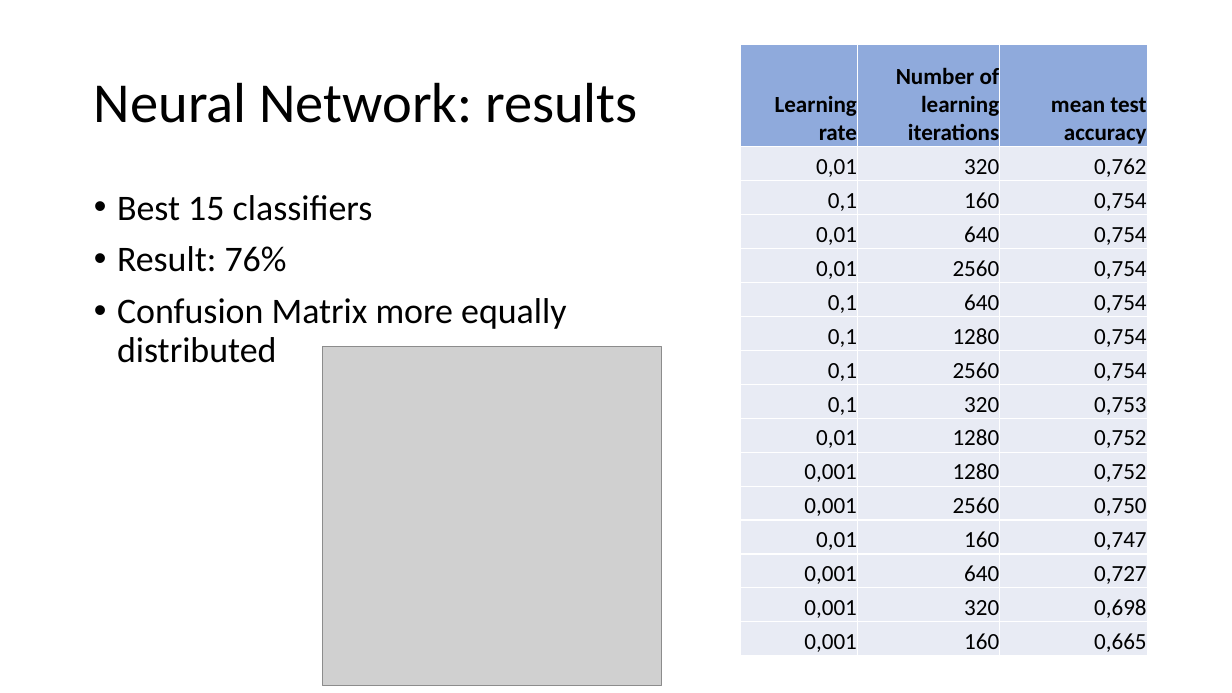
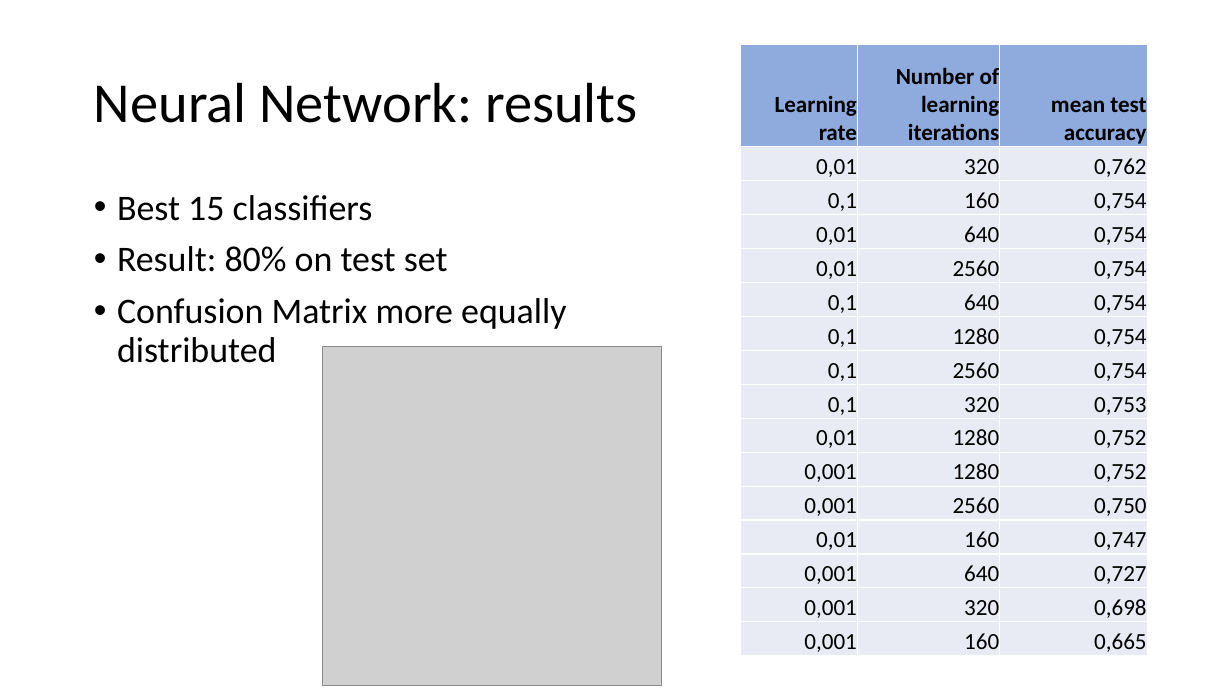
Before and after one commit to G-storz/ML_music_emotion, a slide deck: slide 13 of slides_phase2_team_oatmeal.pptx. Drawn at 1232x693 pixels with LibreOffice and Linux fonts; fonts in the diff are those of the drawing; grey boxes stand for pictures. Boxes give left, top, right and bottom in pixels: in the first picture for what was removed or moved away, otherwise in the second. Text is boxed around its words. In the diff, an @@ line names an element or a change of style, - is before the commit and + after.

```diff
--- a/slides_phase2_team_oatmeal.pptx
+++ b/slides_phase2_team_oatmeal.pptx
@@ text at (117, 246, 448, 272): text changed @@
-• Result: 76%
+• Result: 80% on test set
```
Also in this commit, not shown: 7 other slides changed, 1 other file.
